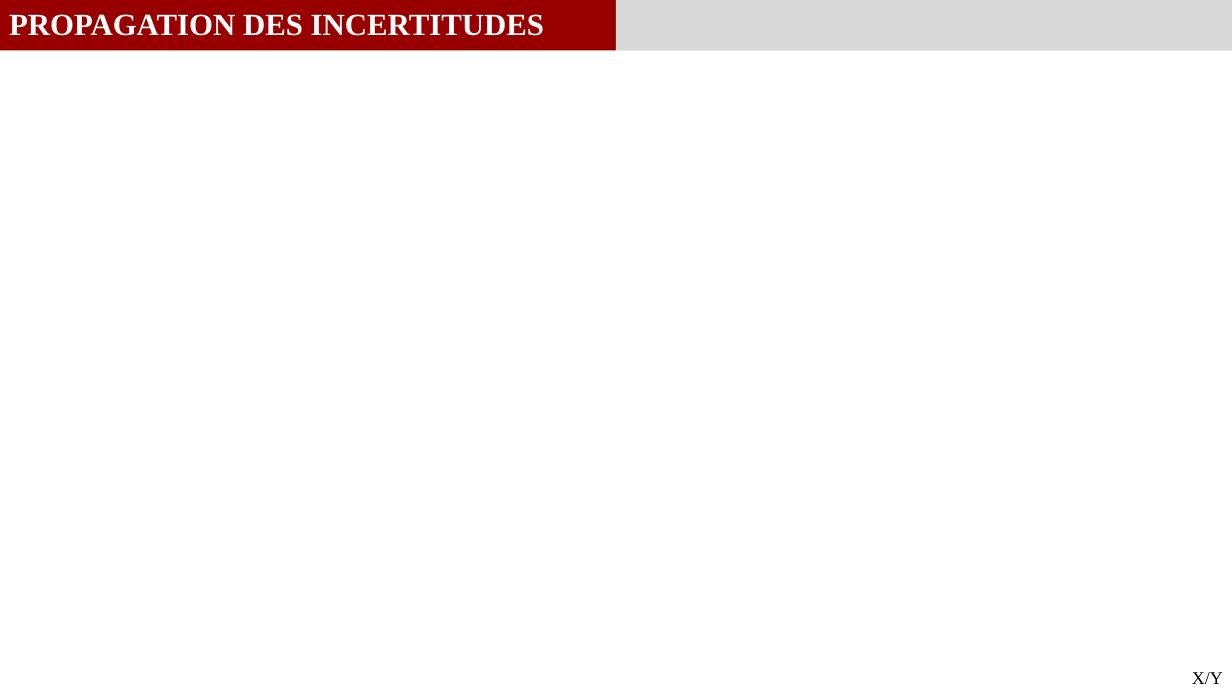
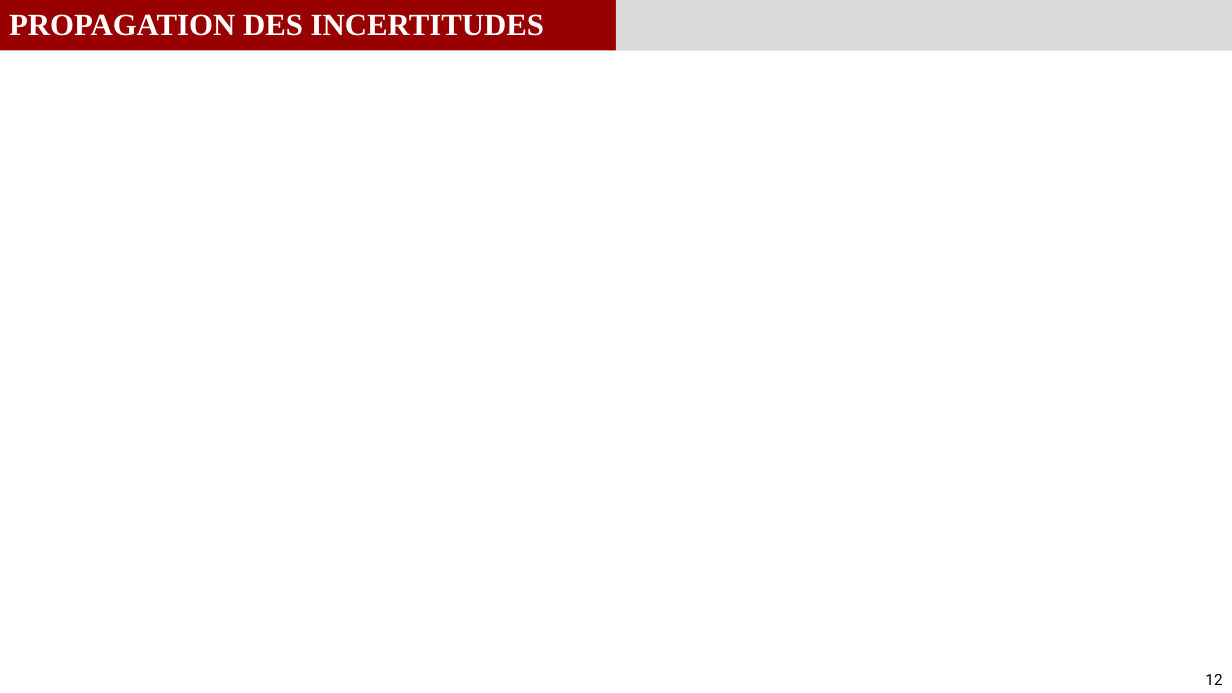
Before and after one commit to GauthierBRUNEL/MEC8211_projet, a slide deck: slide 12 of 03_Rapport/Rapport_Projet.pptx (slide 11 before the commit). Drawn at 1232x693 pixels with LibreOffice and Linux fonts; fonts in the diff are those of the drawing. Boxes give left, top, right and bottom in pixels: in the first picture for what was removed or moved away, otherwise in the second. Text is boxed around its words. In the diff, an @@ line names an element or a change of style, - is before the commit and + after.

```diff
--- a/03_Rapport/Rapport_Projet.pptx
+++ b/03_Rapport/Rapport_Projet.pptx
@@ text removed at [1192,672,1223,684] @@
-X/Y
@@ page number added at [1205,674,1222,685], 12 pt, text #000000 @@
+12
```
Also in this commit, not shown: 21 other slides changed, 1 slide added, 5 other files.
